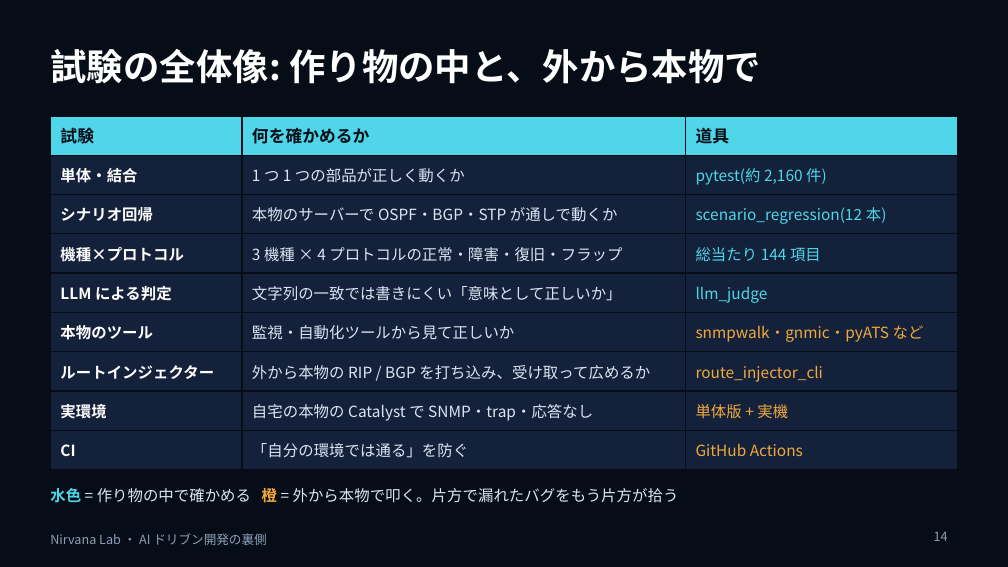
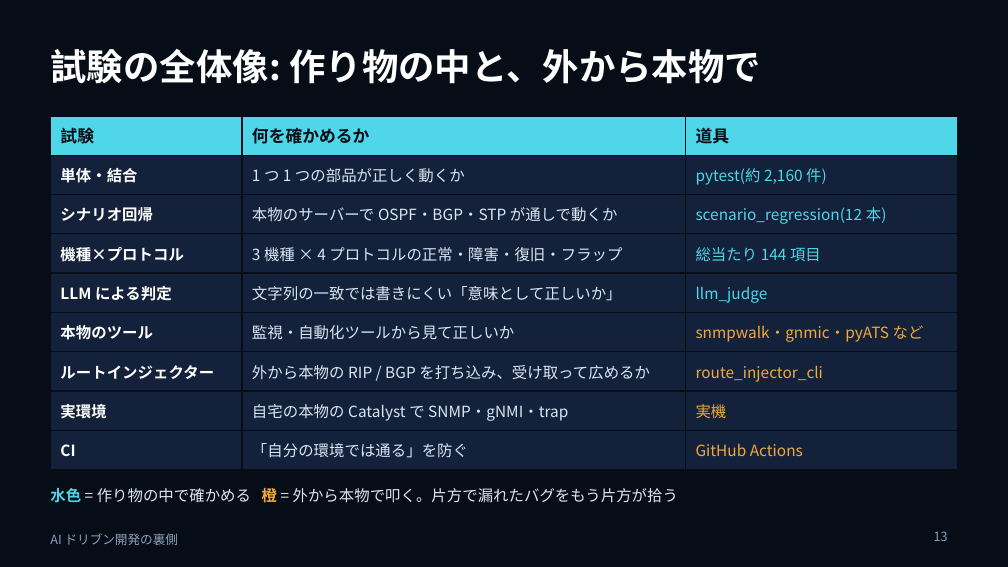
Before and after one commit to w-index-m/nirvana-lab, a slide deck: slide 13 of docs/ai-driven-dev-behind-the-scenes.pptx (slide 14 before the commit). Drawn at 1008x567 pixels with LibreOffice and Linux fonts; fonts in the diff are those of the drawing. Boxes give left, top, right and bottom in pixels: in the first picture for what was removed or moved away, otherwise in the second. Text is boxed around its words. In the diff, an @@ line names an element or a change of style, - is before the commit and + after.

```diff
--- a/docs/ai-driven-dev-behind-the-scenes.pptx
+++ b/docs/ai-driven-dev-behind-the-scenes.pptx
@@ table at (50, 116, 958, 462) @@
-row 8, column 2: 自宅の本物の Catalyst で SNMP・trap・応答なし
+row 8, column 2: 自宅の本物の Catalyst で SNMP・gNMI・trap
-row 8, column 3: 単体版 + 実機
+row 8, column 3: 実機
@@ text at (50, 533, 179, 545): text changed @@
-Nirvana Lab ・ AI ドリブン開発の裏側
+AI ドリブン開発の裏側
@@ page number at (934, 531, 948, 541): text changed @@
-14
+13
```
Also in this commit, not shown: 20 other slides changed, 1 slide added, 4 slides removed, 3 other files.
